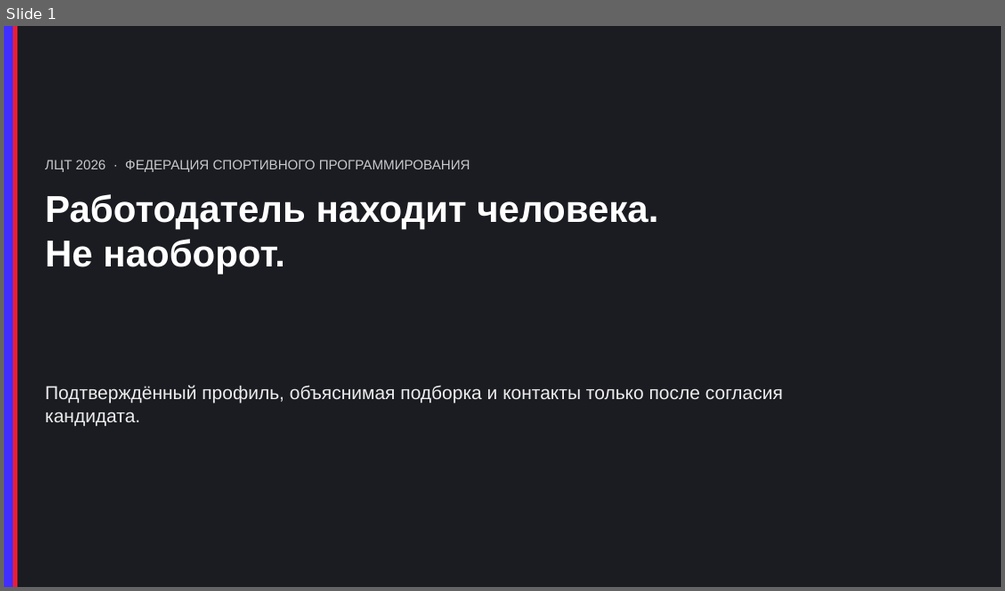
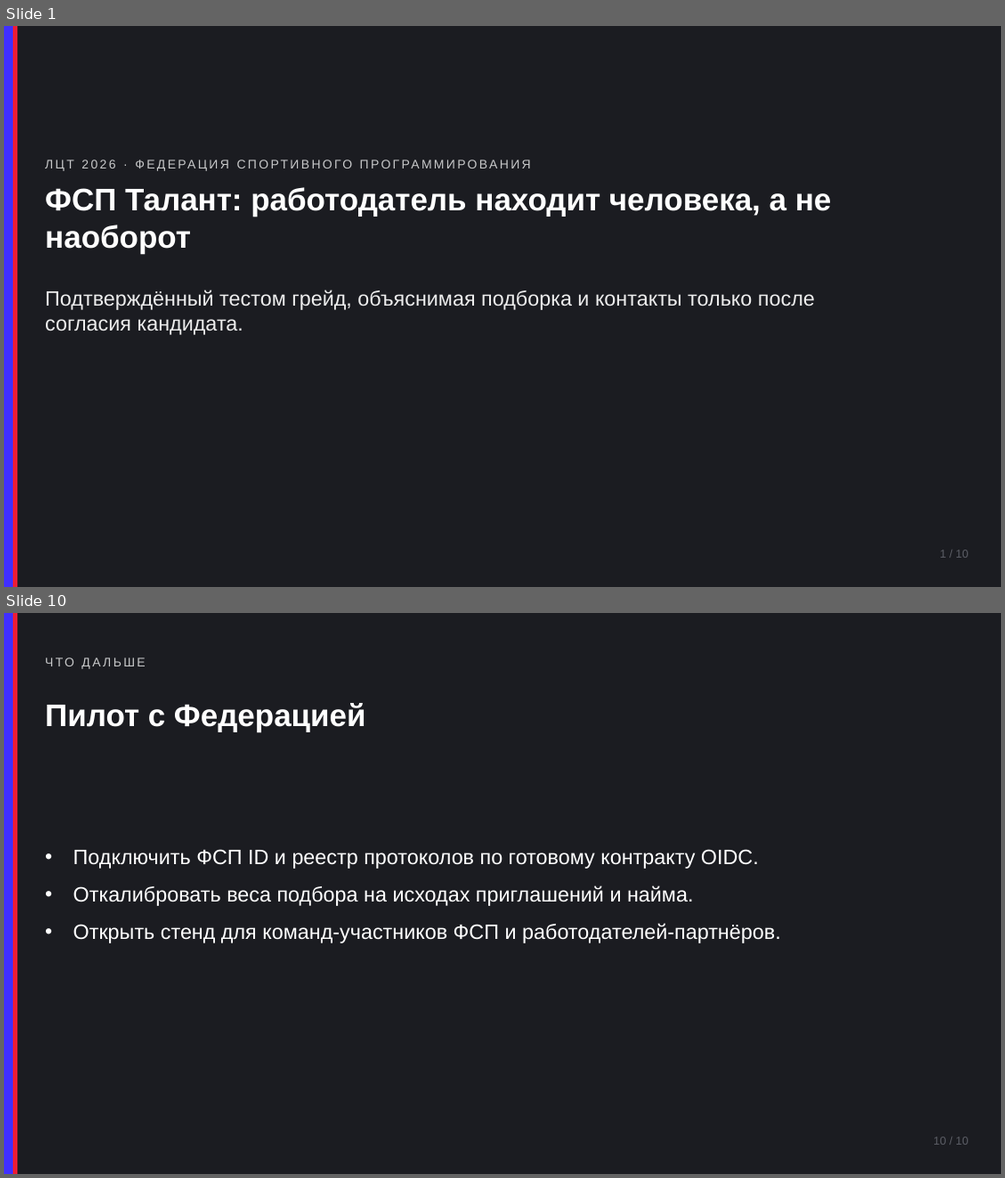
Before and after one commit to KonkovDV/fsp-talent, a slide deck: docs/pitch.pptx. Shown one above the other, each under a label of ours: slide 1 before the commit, slides 1 and 10 after it; the slides between them are not shown. The pictures are 1005x591 and 1005x1178 pixels, drawn with LibreOffice and Linux fonts; fonts in the diff are those of the drawing. Boxes give left, top, right and bottom in pixels: in the first picture for what was removed or moved away, otherwise in the second. Text is boxed around its words. In the diff, an @@ line names an element or a change of style, - is before the commit and + after.

Commit message:
Питч переделан на десять слайдов со скриншотами стенда: HTML, PPTX и PDF собираются из одного источника, у каждой цифры есть команда, а пример оси ФСП закреплён тестом.

```diff
--- a/docs/pitch.pptx
+++ b/docs/pitch.pptx
@@ slide 10 added at (4, 613, 1001, 1174), background #1B1C21 @@
@@ rectangle added at (4, 613, 13, 1174), fill #402FFF @@
@@ rectangle added at (13, 613, 17, 1174), fill #EC1D35 @@
@@ text added at (45, 650, 942, 673), 12 pt, text #C8C9CA @@
+ЧТО ДАЛЬШЕ
@@ text added at (45, 703, 366, 732), 30 pt, text #FFFFFF, bold @@
+Пилот с Федерацией
@@ text added at (73, 849, 781, 943), 20 pt, text #FFFFFF @@
+• Подключить ФСП ID и реестр протоколов по готовому контракту OIDC.
+• Откалибровать веса подбора на исходах приглашений и найма.
+• Открыть стенд для команд-участников ФСП и работодателей-партнёров.
@@ text added at (933, 1136, 968, 1144), 11 pt, text #5C5E66 @@
+10 / 10
@@ slide 1 changed as well @@
@@ text "ЛЦТ 2026 · ФЕДЕРАЦИЯ СПОРТИВНОГО ..." at (45, 153, 942, 176): size 13 to 12 pt, letter spacing 0 to 2 pt @@
@@ text at (45, 187, 832, 253): text changed; size 36 to 30 pt @@
-Работодатель находит человека.
-Не наоборот.
+ФСП Талант: работодатель находит человека, а не наоборот
@@ text at (45, 289, 815, 335): text changed; size 18 to 20 pt @@
-Подтверждённый профиль, объяснимая подборка и контакты только после согласия кандидата.
+Подтверждённый тестом грейд, объяснимая подборка и контакты только после согласия кандидата.
@@ text added at (939, 549, 968, 557), 11 pt, text #5C5E66 @@
+1 / 10
```
Also in this commit, not shown: 8 other slides added, 6 slides removed, 9 other files.
